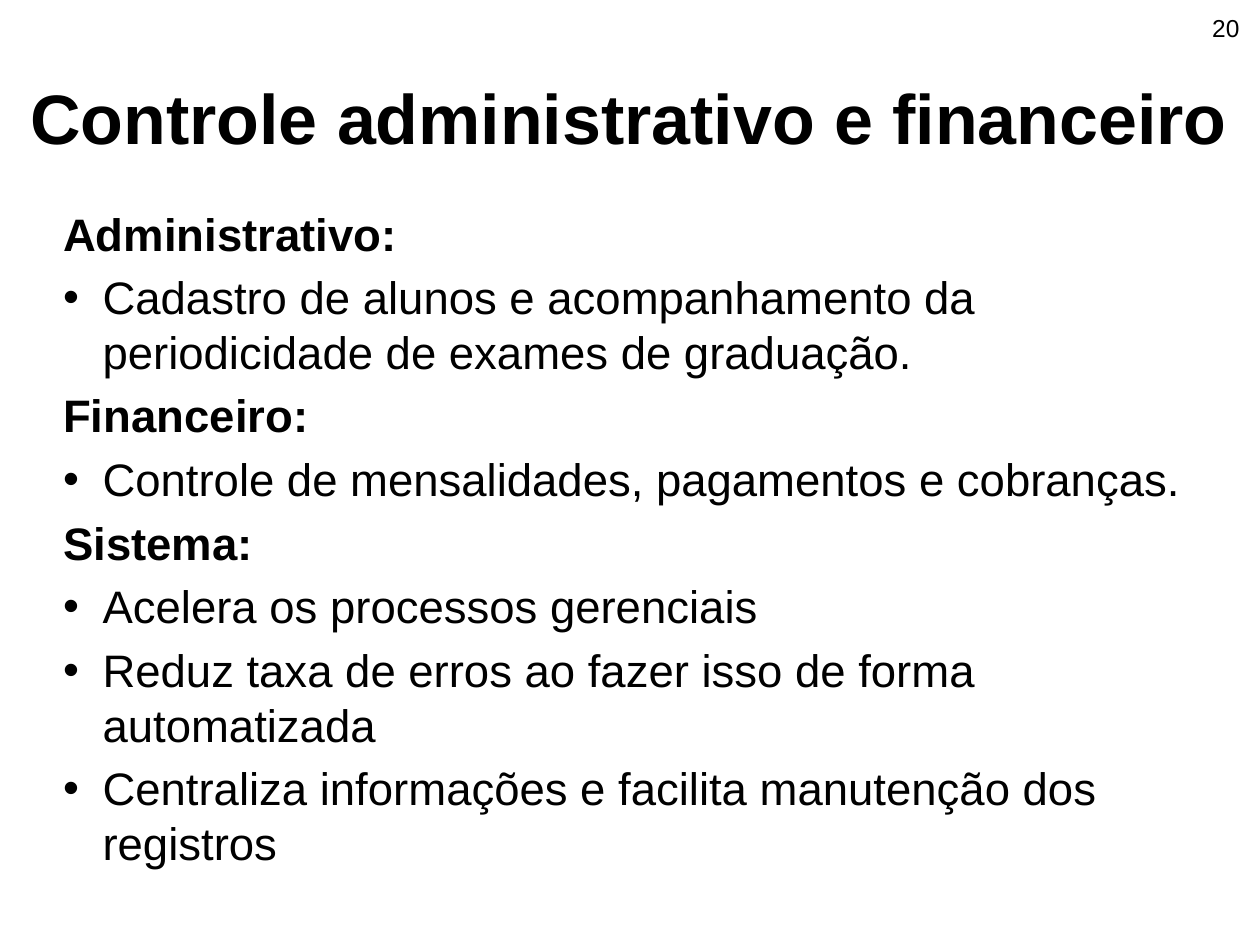
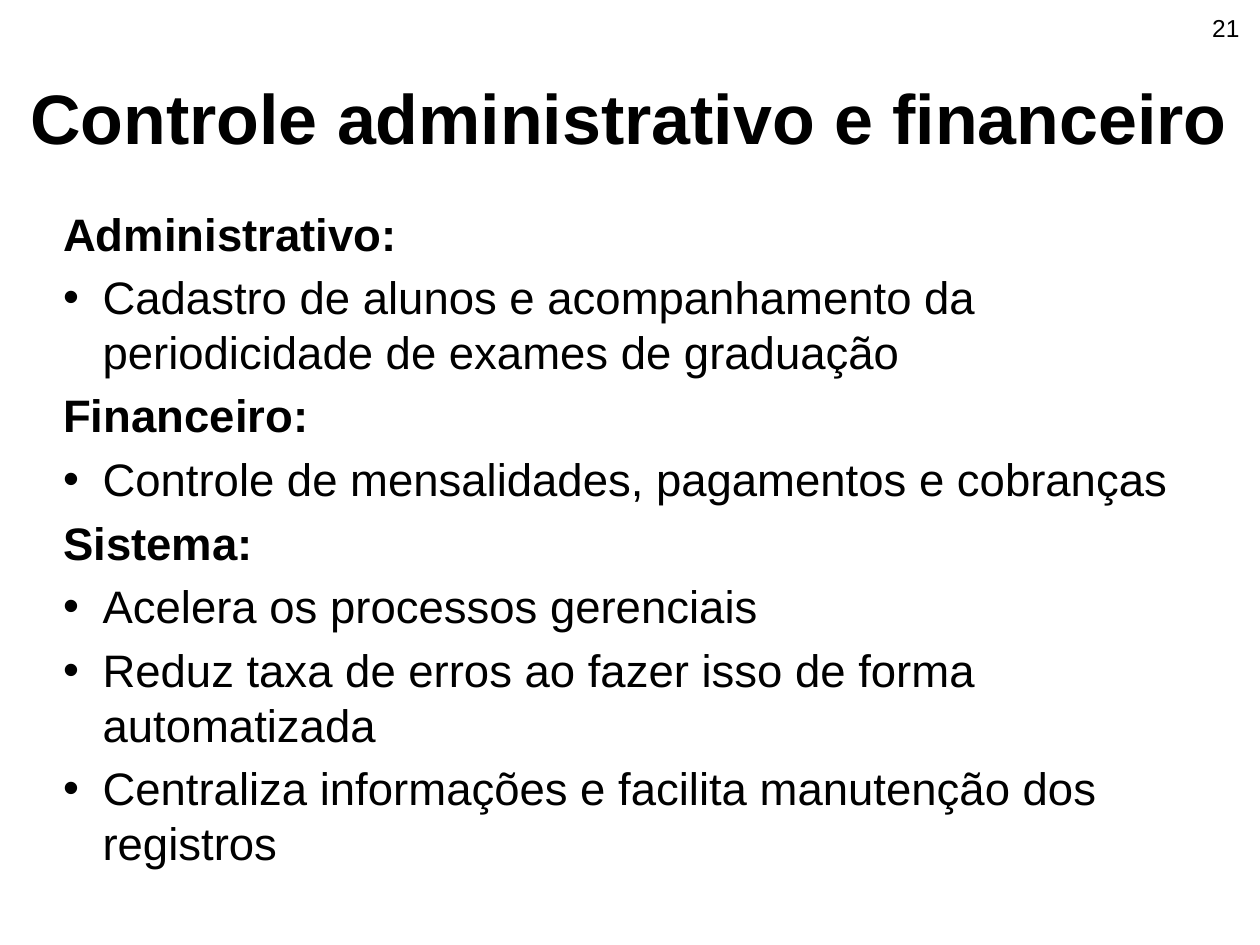
Before and after one commit to nicole-bauchspiess/TCC1, a slide deck: slide 21 of Apresentação Pré-projeto-BCC - Copia.pptx (slide 20 before the commit). Drawn at 1260x945 pixels with LibreOffice and Linux fonts; fonts in the diff are those of the drawing; background and template pictures are left out. Boxes give left, top, right and bottom in pixels: in the first picture for what was removed or moved away, otherwise in the second. Text is boxed around its words. In the diff, an @@ line names an element or a change of style, - is before the commit and + after.

```diff
--- a/Apresentação Pré-projeto-BCC - Copia.pptx
+++ b/Apresentação Pré-projeto-BCC - Copia.pptx
@@ page number at (1212,20,1239,37): text changed @@
-20
+21
@@ text at (103,281,975,378): text changed @@
-  • Cadastro de alunos e acompanhamento da periodicidade de exames de graduação.
+  • Cadastro de alunos e acompanhamento da periodicidade de exames de graduação
@@ text at (103,463,1167,505): text changed @@
-  • Controle de mensalidades, pagamentos e cobranças.
+  • Controle de mensalidades, pagamentos e cobranças
```
Also in this commit, not shown: 6 other slides changed, 3 slides added, 11 other files.
